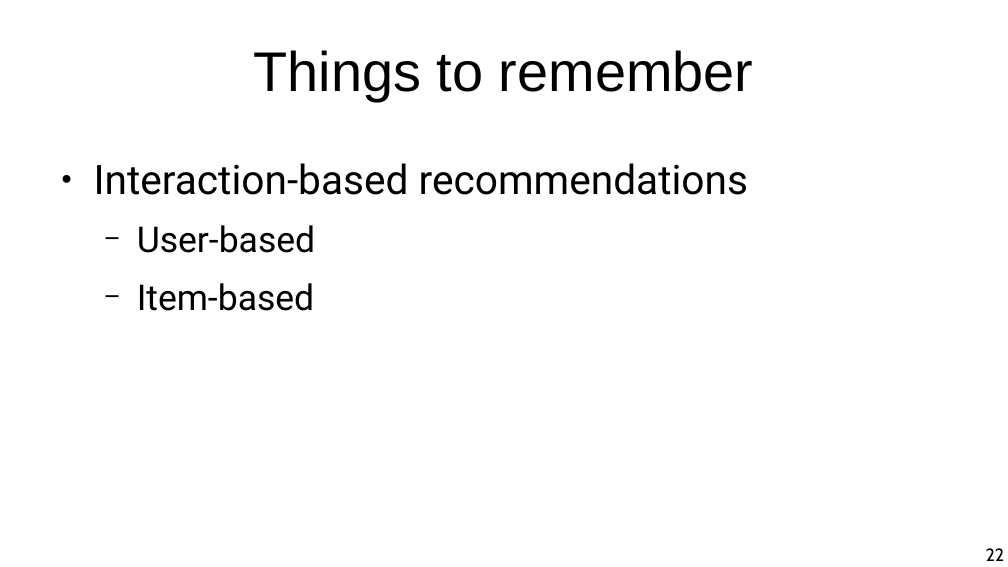
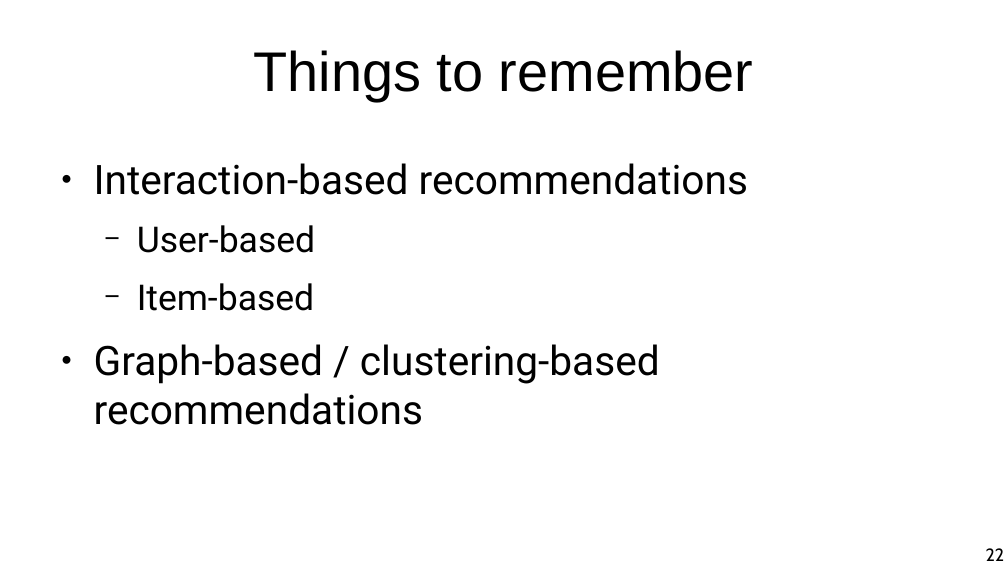
Before and after one commit to chatox/data-mining-course, a slide deck: slide 22 of theory/odp/tt17_interaction_based_recommenders.odp. Drawn at 1008x567 pixels with LibreOffice and Linux fonts; fonts in the diff are those of the drawing. Boxes give left, top, right and bottom in pixels: in the first picture for what was removed or moved away, otherwise in the second. Text is boxed around its words. In the diff, an @@ line names an element or a change of style, - is before the commit and + after.

```diff
--- a/theory/odp/tt17_interaction_based_recommenders.odp
+++ b/theory/odp/tt17_interaction_based_recommenders.odp
@@ text at (94, 344, 660, 425): paragraph added @@
+● Graph-based / clustering-based recommendations
```
Also in this commit, not shown: 12 other slides changed, 4 other files.
